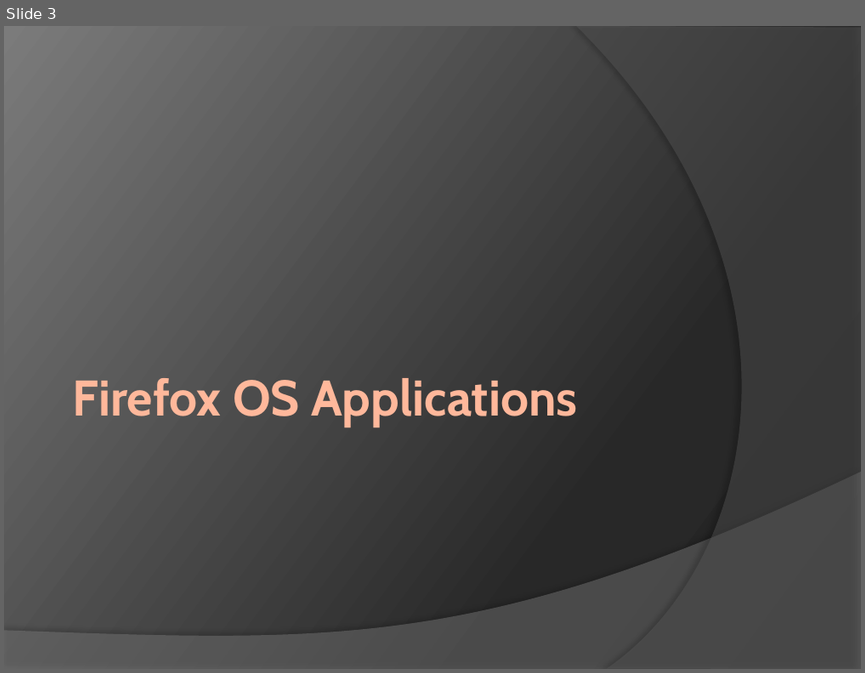
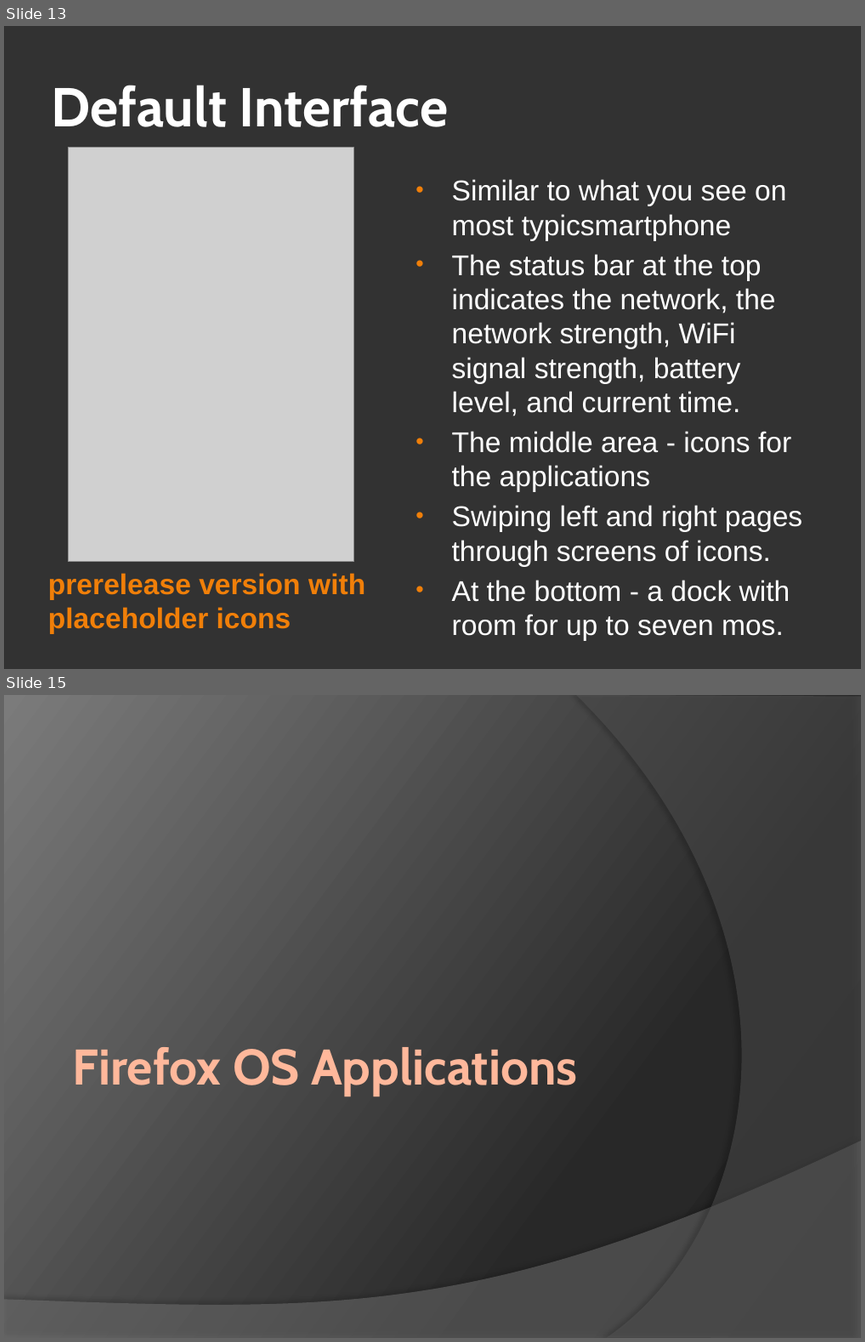
Before and after one commit to ymihaylov/Firefox-OS-Documentation-Project, a slide deck: Firefox OS.pptx. Shown one above the other, each under a label of ours: slide 3 before the commit, slides 13 and 15 after it; the slides between them are not shown. The pictures are 865x673 and 865x1342 pixels, drawn with LibreOffice and Linux fonts; fonts in the diff are those of the drawing; grey boxes stand for pictures. Boxes give left, top, right and bottom in pixels: in the first picture for what was removed or moved away, otherwise in the second. Text is boxed around its words. In the diff, an @@ line names an element or a change of style, - is before the commit and + after.

```diff
--- a/Firefox OS.pptx
+++ b/Firefox OS.pptx
@@ slide 13 added at <box>4,26,861,669</box>, background #323232 @@
@@ title added at <box>51,85,448,127</box>, 46 pt, text #FFFFFF, bold @@
+Default Interface
@@ picture added at <box>69,148,353,562</box> @@
@@ text added at <box>452,179,803,641</box>, 24 pt, text #FFFFFF @@
+• Similar to what you see on most typicsmartphone
+• The status bar at the top indicates the network, the network strength, WiFi signal strength, battery level, and current time.
+• The middle area - icons for the applications
+• Swiping left and right pages through screens of icons.
+• At the bottom - a dock with room for up to seven mos.
@@ text added at <box>48,573,365,634</box>, 24 pt, text #F07F09, bold @@
+prerelease version with placeholder icons
@@ what was slide 3 is now slide 15 @@
```
Also in this commit, not shown: 1 slide changed, 12 other slides added, 1 slide removed.
